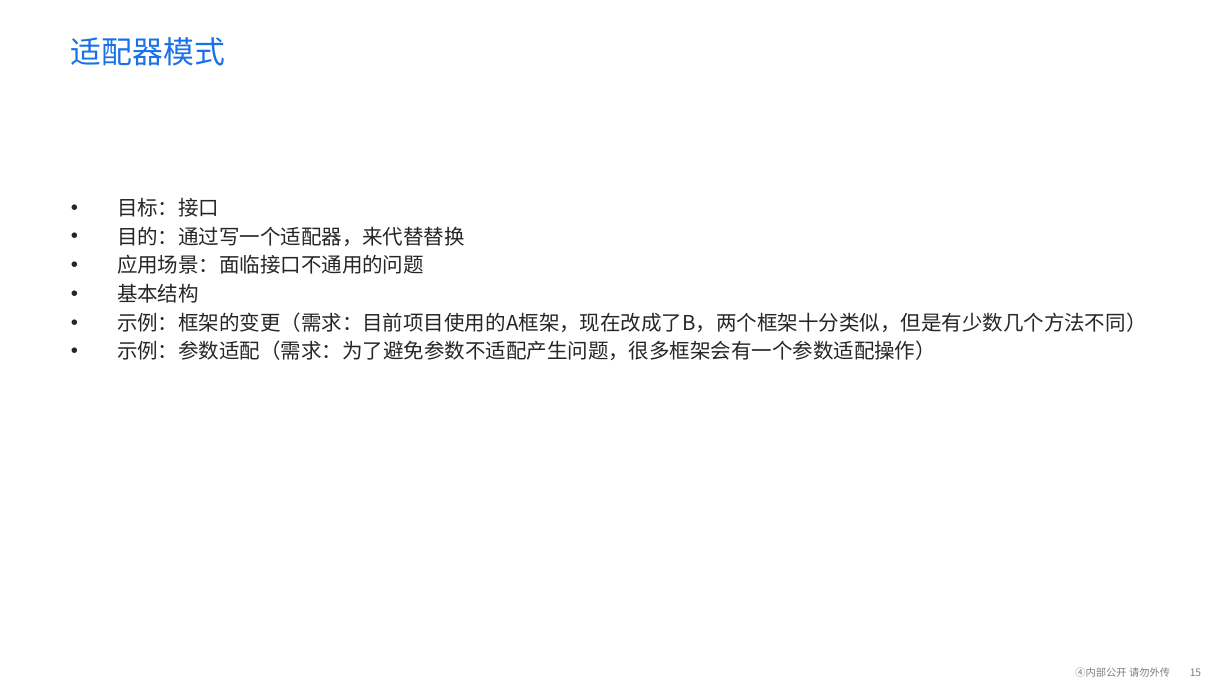
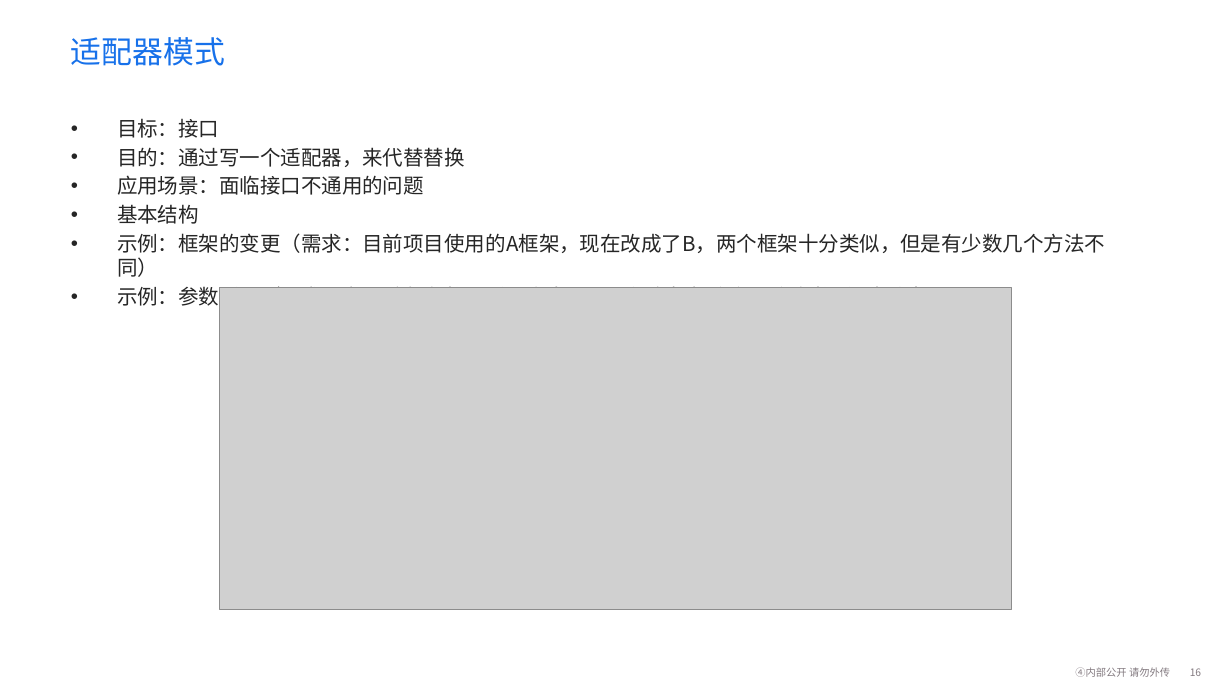
Before and after one commit to fionaVg1/wangyiyunketang, a slide deck: slide 16 of 分享/设计模式/前端之设计模式.pptx (slide 15 before the commit). Drawn at 1232x693 pixels with LibreOffice and Linux fonts; fonts in the diff are those of the drawing; grey boxes stand for pictures; background and template pictures are left out. Boxes give left, top, right and bottom in pixels: in the first picture for what was removed or moved away, otherwise in the second. Text is boxed around its words. In the diff, an @@ line names an element or a change of style, - is before the commit and + after.

```diff
--- a/分享/设计模式/前端之设计模式.pptx
+++ b/分享/设计模式/前端之设计模式.pptx
@@ text "目标：接口" rewrapped from bbox=[117, 197, 1147, 360] to bbox=[117, 118, 1105, 310] @@
@@ picture added at bbox=[220, 287, 1012, 609] @@
```
Also in this commit, not shown: 5 other slides changed, 6 slides added, 2 slides removed, 11 other files.
